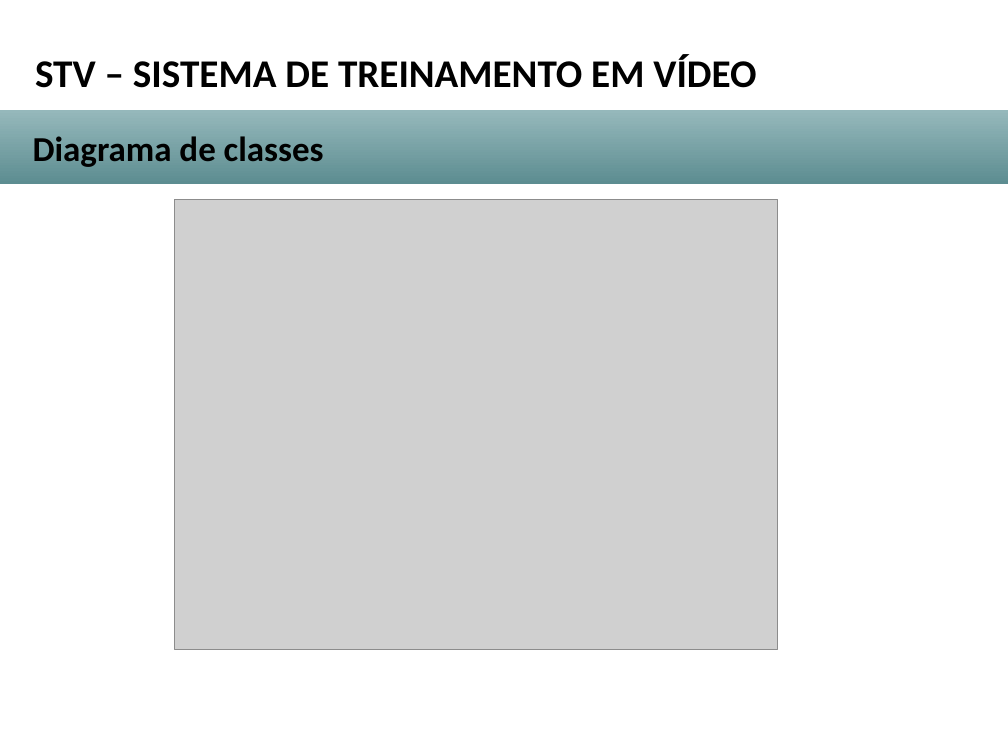
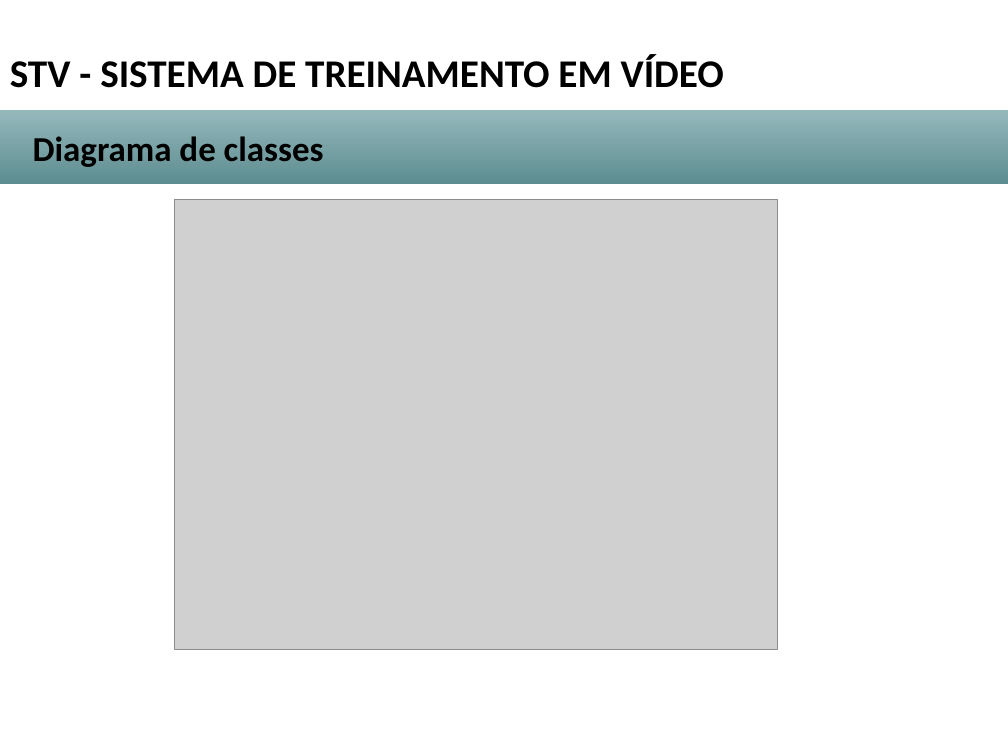
Before and after one commit to evaldoavelar/STV, a slide deck: slide 5 of puc/Apresentacao.odp. Drawn at 1008x756 pixels with LibreOffice and Linux fonts; fonts in the diff are those of the drawing; grey boxes stand for pictures; background and template pictures are left out. Boxes give left, top, right and bottom in pixels: in the first picture for what was removed or moved away, otherwise in the second. Text is boxed around its words. In the diff, an @@ line names an element or a change of style, - is before the commit and + after.

Commit message:
Endereço do Sistema

```diff
--- a/puc/Apresentacao.odp
+++ b/puc/Apresentacao.odp
@@ text at [10,54,724,88]: text changed @@
-STV – SISTEMA DE TREINAMENTO EM VÍDEO
+STV - SISTEMA DE TREINAMENTO EM VÍDEO
```
Also in this commit, not shown: 9 other slides changed, 2 other files.
